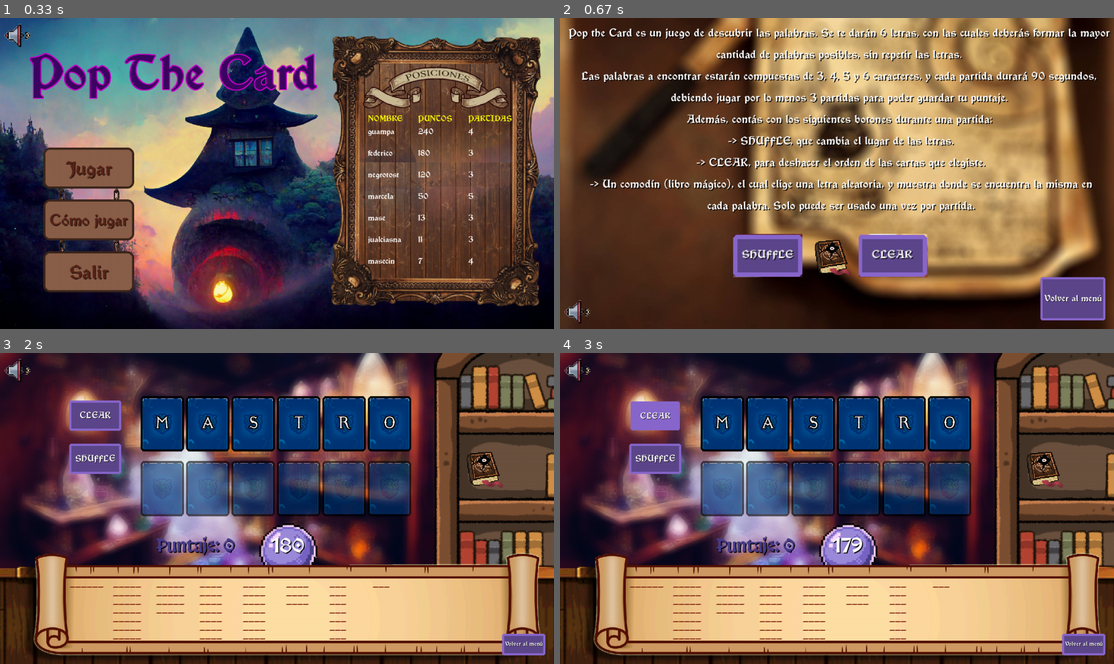
Above: before the commit, frames 1-4 (two rows, left to right).
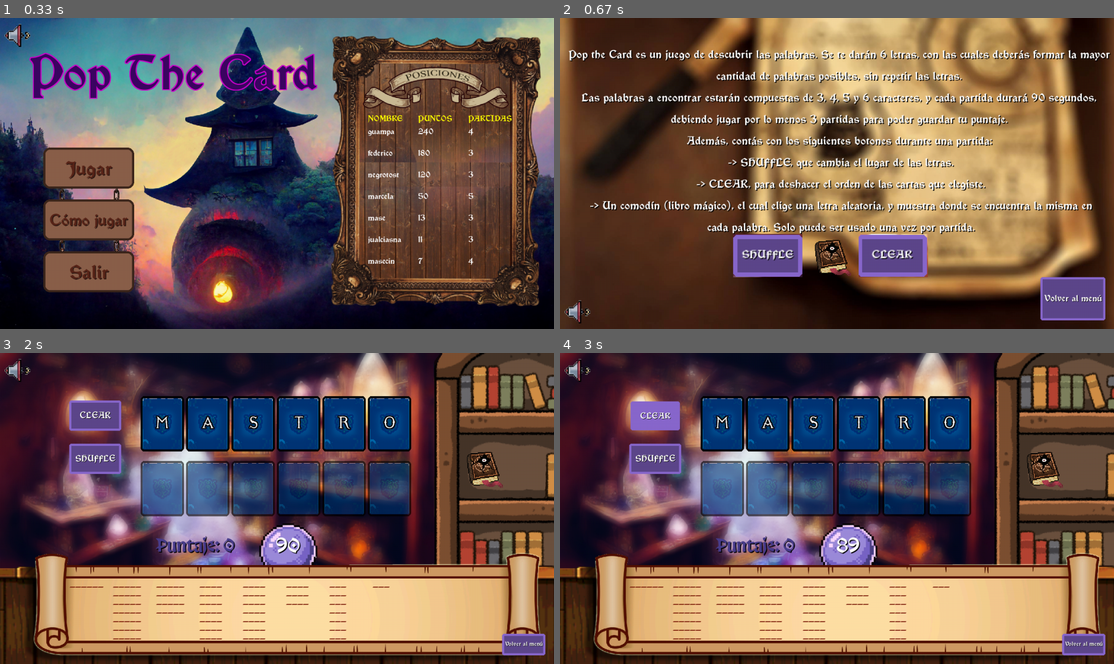
Above: after the commit, the same moments.

Repository: juliancz-a/SP_GRUPO_5_Pygame
Game: pygame game, started from code/main.py
The game is run twice, just before and just after one commit, with the same random seed, the same clock (stepped at 60 frames per second) and the same inputs.
Inputs (mouse positions are in pixels of both pictures, inside the frame that each line leads up to):
- Up to frame 1 (0.33 s): no input
- Up to frame 2 (0.67 s): click "Cómo jugar" at 0.38 s
- Up to frame 3 (2 s): press the mouse at (260, 455) at 1.25 s; move the mouse to (371, 539) at 1.35 s; release the mouse at (487, 626) at 1.48 s; click "Jugar" at 1.6 s; tap Enter at 1.88 s
- Up to frame 4 (3 s): press the mouse at (654, 415) at 2.8 s; move the mouse to (654, 412) at 2.9 s

Frame 1 is identical in both runs. In frame 2, 14% of the frame differs, in the area x 1-100%, y 3-70%; in frame 3, 0.2%; in frame 4, 0.2%.

Commit message:
mini correcciones

Diff:
--- a/code/class_game.py
+++ b/code/class_game.py
@@ -19,7 +19,7 @@
         """Clase de control del estado del juego
 
         Args:
-            size (tuple): Tamaño de resolución
+            size (tuple):  Resolución
             title (str): Titulo del juego
             icon (str): Ruta del icono del juego
             lista_palabras (list): Lista de palabras: posee diccionarios con letras
@@ -64,8 +64,8 @@
         while self.quit is False:
 
             self.get_events()
+            self.volume = self.window.update_audio()
             self.window.render()
-            self.volume = self.window.update_audio()
 
             game_state = self.window.update()
             if game_state == "quit":
--- a/code/constantes.py
+++ b/code/constantes.py
@@ -61,7 +61,7 @@
 SETSCORE_MUSIC = r"code\data\sound\566579__bainmack__chime_song_mellow_chill_short2.wav"
 
 #MAX_TIME_MATCH
-TIEMPO_LIMITE = 180
+TIEMPO_LIMITE = 90
 
 #CONFIG PATH
 SCOREBOARD_PATH = r"code\data\config\scoreboard"
--- a/code/data/config/assets_cfg.py
+++ b/code/data/config/assets_cfg.py
@@ -172,6 +172,7 @@
 volume_button = {"image" : Image(VOLUME_BUTTON, (10, 10), (60,60))}
 
 set_score_bg = {"image" : Image(SET_SCORE_BACKGROUND, (0,0), (1280,720))}
+
 REGISTER_SCORE_ASSETS = [input_box, submit_button, game_over_title, nickname,
                          volume_button, set_score_bg]
 
--- a/code/data/config/config.py
+++ b/code/data/config/config.py
@@ -35,6 +35,7 @@
     with open(rf"{path}.csv", "r", encoding="utf8") as archive:
         for empleado in archive:
             registro = re.split(",|\n", empleado)
+
             if registro[0] != "nombre":
                 diccionario_jugador = crear_diccionario_jugador(registro[0],
                                                                 registro[1],
--- a/code/game_states/class_menu.py
+++ b/code/game_states/class_menu.py
@@ -60,7 +60,7 @@
 
         self.surface.fill("white")
 
-        draw_assets(self.surface, box_list , images, self.assets_config)
+        draw_assets(self.surface, box_list, images, self.assets_config)
         Scoreboard(FUENTE_1, self.surface, self.lista_jugadores, (850,200)).draw_scoreboard(7)
 
         pygame.display.update()
--- a/code/game_tools/cards.py
+++ b/code/game_tools/cards.py
@@ -73,6 +73,7 @@
             occurrences = occurrences_list.count(card.letter)
 
             if selected_letters.count(card.letter) < occurrences and not card.append:
+
                 card.card_pos = append_card(card_list, card, selected_letters,
                                             posiciones_anexadas, posiciones_libres)
 
--- a/code/game_tools/class_box.py
+++ b/code/game_tools/class_box.py
@@ -137,7 +137,7 @@
             text_rect.center = (self.rectangulo.x + width_center,
                                 self.rectangulo.y + height_center - 3)
         else:
-            text_rect.topleft = self.rectangulo.x, self.rectangulo.y
+            text_rect.topleft = (self.rectangulo.x, self.rectangulo.y)
 
         match outline:
             case "border":
--- a/code/game_tools/extra_functions.py
+++ b/code/game_tools/extra_functions.py
@@ -73,12 +73,13 @@
         center_text (bool, optional): Inicializda en False. Si es True, escribe el texto.
         desde el punto central de la pantalla.
     """
-    lines = text.splitlines()
-    line = enumerate(lines)
-    for i, line in enumerate(lines):
-        box_line = Box((x, y + font_size // 3 * i), (50,50))
+    count = 1
+    lines = text.split("\n")
+    for line in lines:
+        box_line = Box((x, y + font_size // 3 * count), (50,50))
         box_line.draw_text(surface, line, "white", FUENTE_1, font_size, "shadow",
                            2, "black", center = center_text)
+        count += 1
 
 def select_random_element(actual_element: str | int, elements_list: list) -> str | int:
     """
--- a/code/main.py
+++ b/code/main.py
@@ -9,4 +9,5 @@
 
 juego = Game((1280,720), "POP THE CARD", ICON, lista_palabras, lista_jugadores,
             game_assets)
+
 juego.run()
